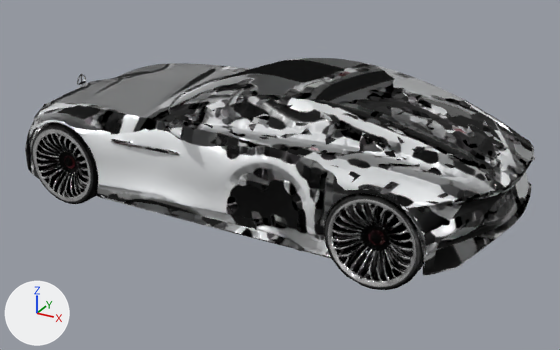
The glTF model public/models/dk-meshy-white-concept.glb, before and after one commit.
Both versions are drawn from a 50 mm camera at (1.337, -2.321, 1.005) aimed at (0.075, -0.027, -0.142). The lights are fixed; the arrows at lower left show +X, +Y and +Z. The first picture is the older version. Where no turn or scale is listed for an object, it has been applied to the vertices. Vertices at exactly the same position are counted once.

Objects in the first picture: 'DrivingKlass_WhiteCar', 'wheel_neg_r', 'wheel_pos_r'.
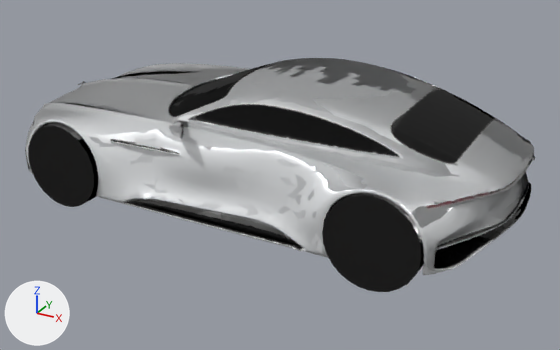
Where the newer file only moved an object's origin or applied its transform, the numbers keep the older frame.

Edits to the bpy script that builds the scene:
```text
Change me_car:
    used by ob_drivingklass_whitecar; location = (-0.001, 0.001, 0.024)
    remove me_car.from_pydata(...)  # 25319 vertices, 49982 faces; spans x -0.95..0.95, y -0.45..0.45, z -0.23..0.23
    add me_car.from_pydata(...)  # 26243 vertices, 51287 faces; spans x -0.95..0.95, y -0.45..0.45, z -0.28..0.23
    me_car part 1: a new loose piece of 170 vertices spanning x 0.44..0.76, y -0.43..-0.31, z -0.28..0.03, in mat_drivingklass_whitecar
    me_car part 2: a new loose piece of 170 vertices spanning x -0.77..-0.46, y -0.43..-0.31, z -0.28..0.03, in mat_drivingklass_whitecar
    me_car part 3: 1607 vertices moved within x -0.95..0.94, y -0.42..0.42, z -0.23..0.23; 4926 vertices removed from x -0.95..0.95, y -0.44..0.42, z -0.23..0.23; 5340 vertices added at x -0.94..0.94, y -0.44..0.43, z -0.28..0.23
    me_car part 4: 17328 kept faces spanning x -0.95..0.95, y -0.45..0.45, z -0.23..0.23 get new texture (UV) coordinates
    other edits to the shape of me_car do not show in these pictures
Remove ob_wheel_pos_r:
    ob_wheel_pos_r = bpy.data.objects.new('wheel_pos_r', me_wheel_pos_r)
    ob_wheel_pos_r.location = (0.599, -0.314, -0.1)
Remove ob_wheel_neg_r:
    ob_wheel_neg_r = bpy.data.objects.new('wheel_neg_r', me_wheel_neg_r)
    ob_wheel_neg_r.location = (-0.615, -0.317, -0.099)
```

Changed parts and their boxes (x1, y1, x2, y2) in the pictures (560 x 350 px; the box of a moved part takes in the faces that stretch with it):
'DrivingKlass_WhiteCar', reshaped (8% taller): before (25, 58, 535, 275); after (25, 58, 535, 292)
'wheel_pos_r', deleted: before (323, 193, 424, 290)
'wheel_neg_r', deleted: before (31, 122, 98, 204)
part 1 of me_car, added: after (322, 193, 424, 292)
part 2 of me_car, added: after (28, 122, 98, 207)
part 3 of me_car, moved or reshaped: (25, 60, 535, 274) in both
part 4 of me_car, surface changed: (26, 58, 535, 275) in both
